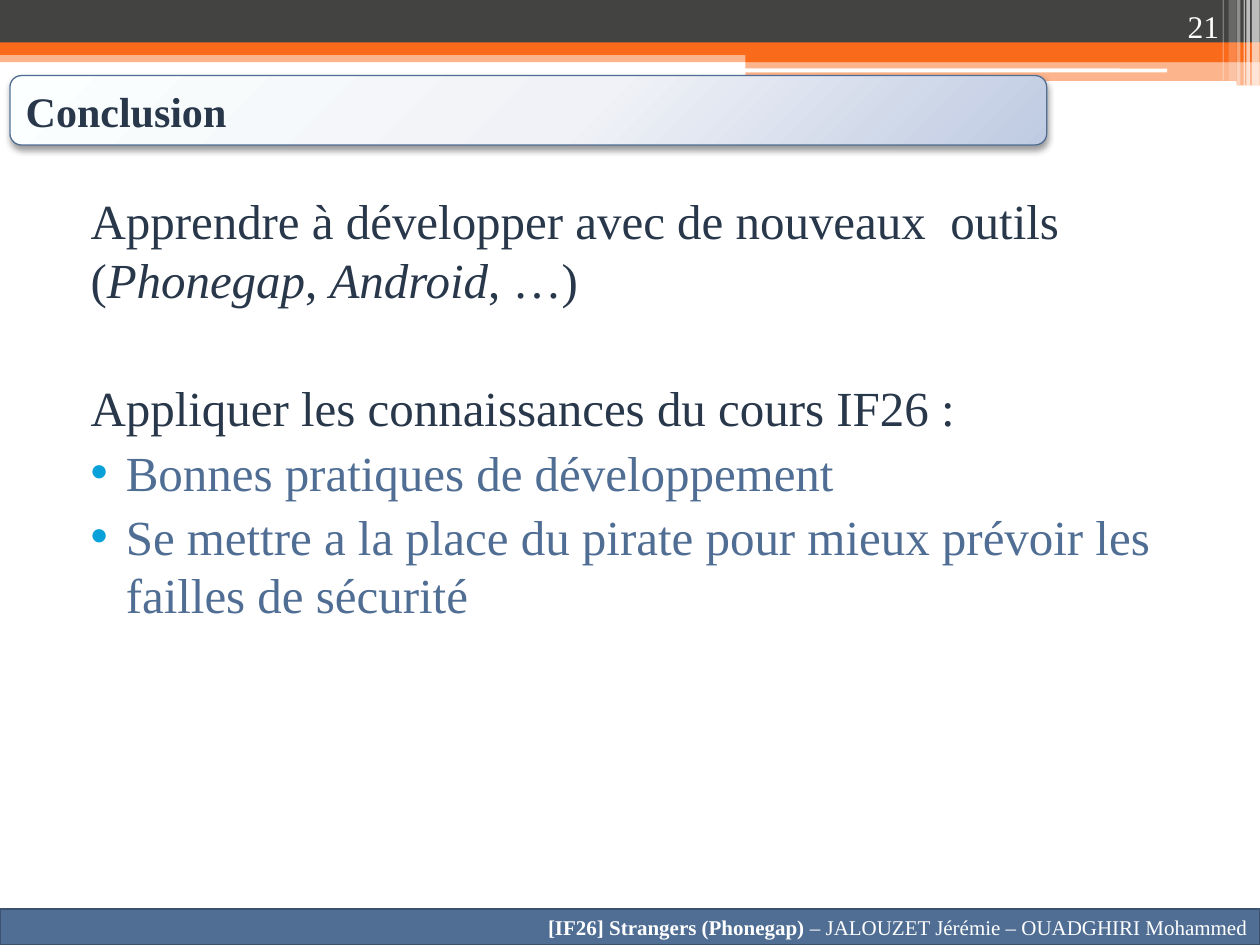
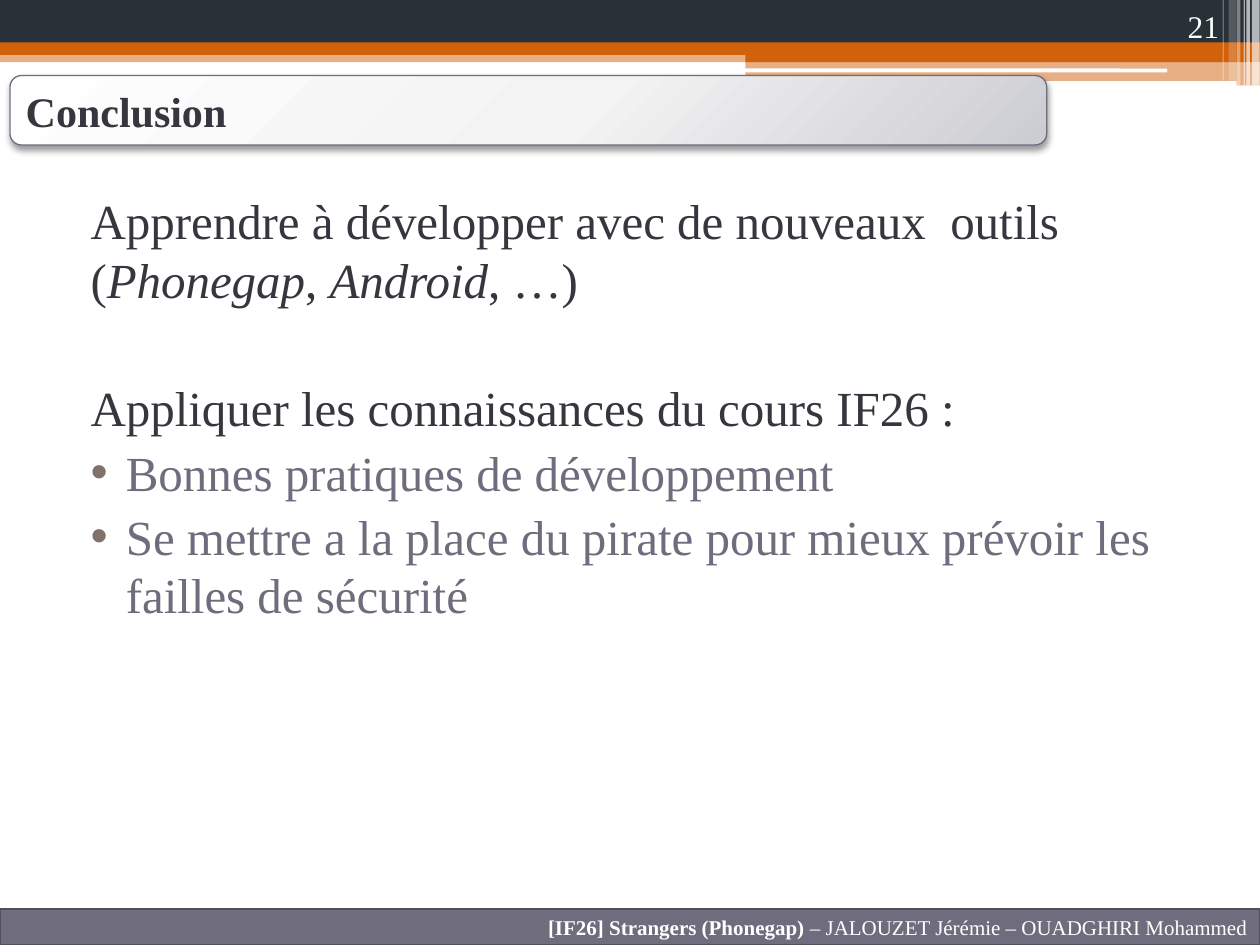
Before and after one commit to Anicky/Strangers-Phonegap, a slide deck: slide 21 of Presentation/Presentation IF26.pptx. Drawn at 1260x945 pixels with LibreOffice and Linux fonts; fonts in the diff are those of the drawing. Boxes give left, top, right and bottom in pixels: in the first picture for what was removed or moved away, otherwise in the second. Text is boxed around its words. In the diff, an @@ line names an element or a change of style, - is before the commit and + after.

```diff
--- a/Presentation/Presentation IF26.pptx
+++ b/Presentation/Presentation IF26.pptx
@@ rectangle at (x1=0, y1=0, x2=1260, y2=43): fill #434342 to #283138 @@
@@ rectangle at (x1=0, y1=50, x2=1260, y2=62): fill #F96A1B at 50% opacity to #D2610C at 50% opacity @@
@@ rectangle at (x1=0, y1=43, x2=1260, y2=55): fill #F96A1B to #D2610C @@
@@ rectangle at (x1=746, y1=49, x2=1260, y2=62): fill #F96A1B to #D2610C @@
@@ rounded rectangle "Conclusion" at (x1=10, y1=76, x2=1047, y2=145): text colour #28374A to #38363E; fill gradient #FEFEFE to #F0F3F8 to #BFCBE2 to gradient #FEFEFE to #F3F3F5 to #CDCBD4; outline #506E94 0.75 pt to #6F6C7D 0.75 pt @@
@@ rectangle at (x1=746, y1=60, x2=1260, y2=86): fill #F96A1B at 50% opacity to #D2610C at 50% opacity @@
@@ text "Apprendre à développer avec de ..." at (x1=91, y1=205, x2=1149, y2=614): text colour #28374A to #38363E in "Apprendre à développer avec de nouveaux outils ...", "Appliquer les connaissances du cours IF26 :"; text colour #506E94 to #6F6C7D in "Bonnes pratiques de développement", "Se mettre a la place du pirate ..."; bullet colour #08A1D9 to #80716A @@
@@ rectangle "[IF26] Strangers (Phonegap) – JALOUZET ..." at (x1=0, y1=908, x2=1260, y2=945): fill #506E94 to #6F6C7D; outline #3B516D 1.5 pt to #52505C 1.5 pt @@
```
Also in this commit, not shown: 20 other slides changed, 2 other files.
